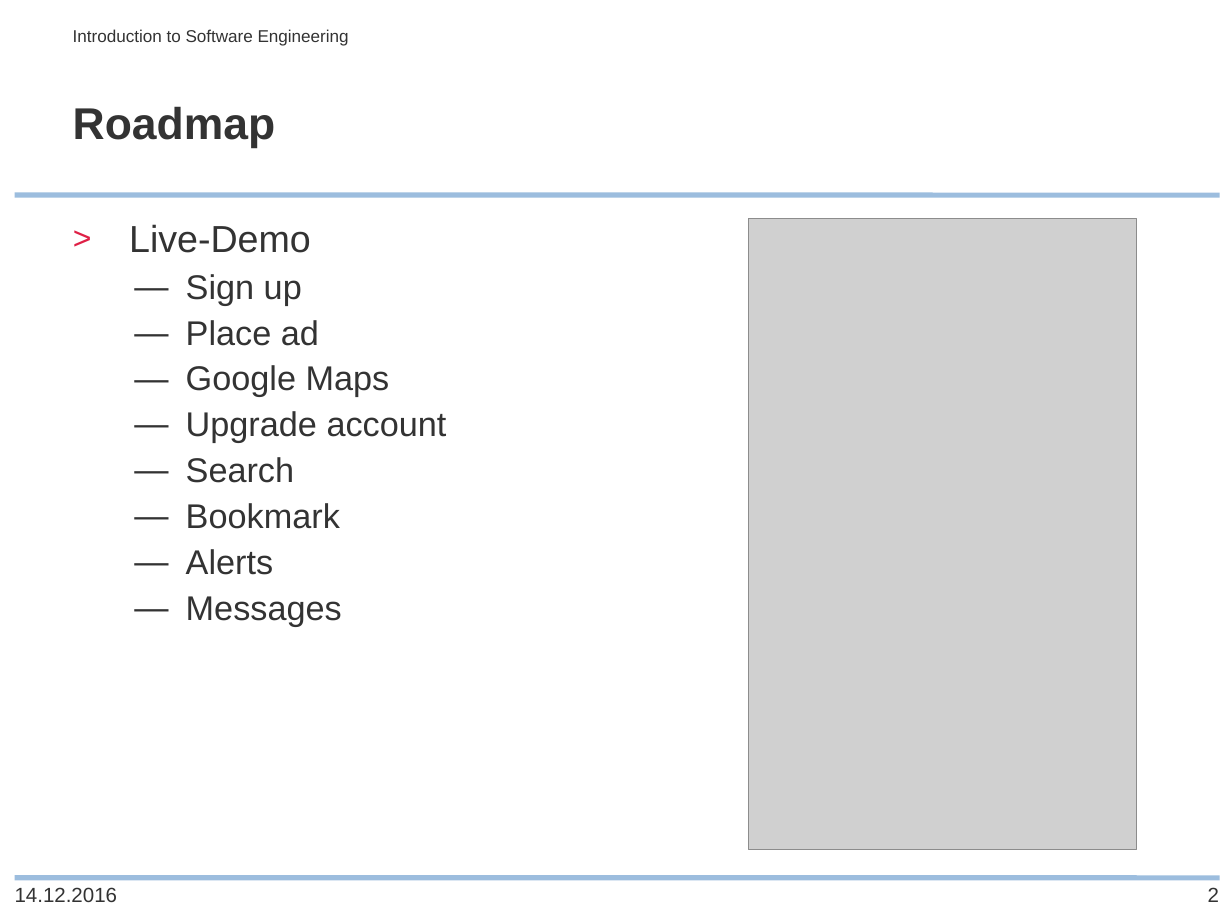
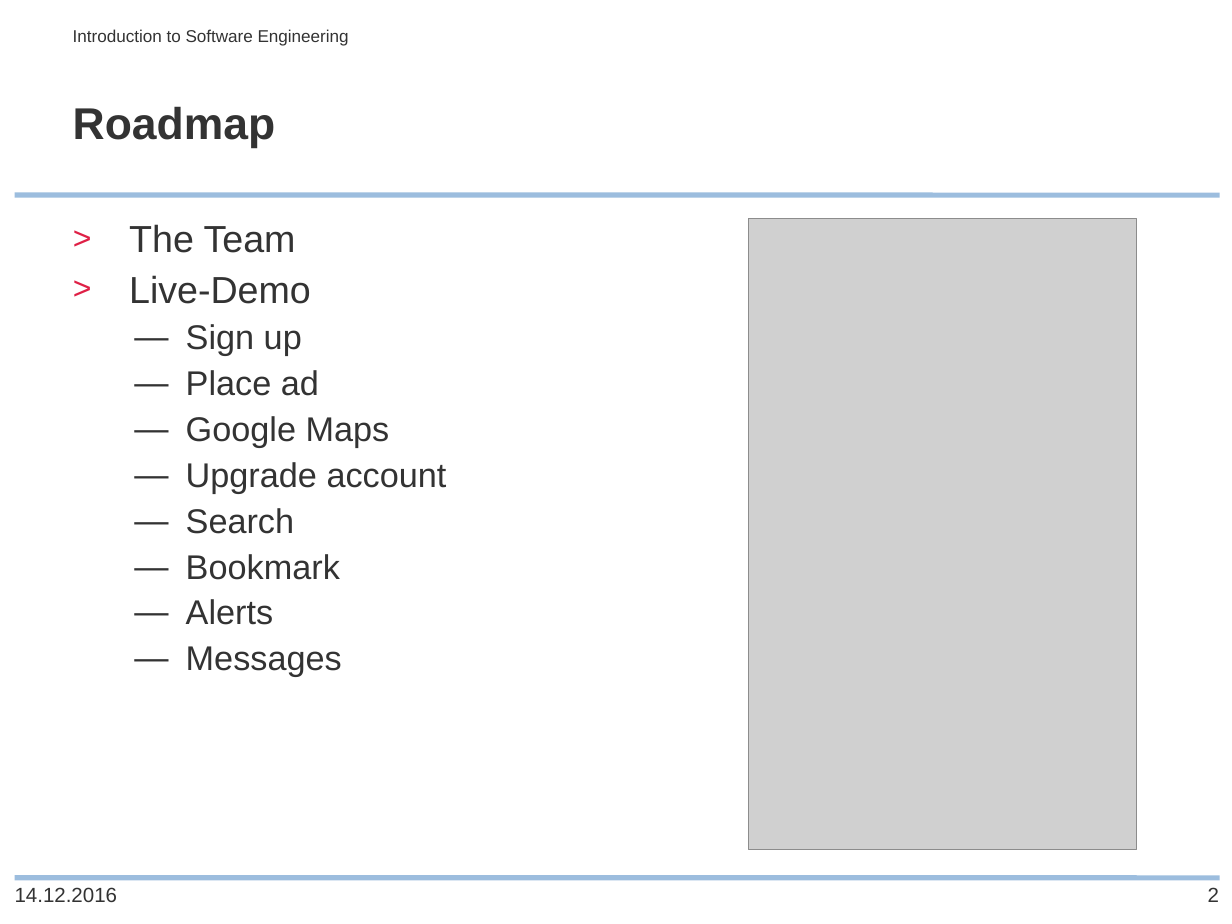
Before and after one commit to scg-unibe-ch/ese2016-team2, a slide deck: slide 2 of showcase/Presentation_Showcase.pptx. Drawn at 1232x924 pixels with LibreOffice and Linux fonts; fonts in the diff are those of the drawing; grey boxes stand for pictures; background and template pictures are left out. Boxes give left, top, right and bottom in pixels: in the first picture for what was removed or moved away, otherwise in the second. Text is boxed around its words. In the diff, an @@ line names an element or a change of style, - is before the commit and + after.

```diff
--- a/showcase/Presentation_Showcase.pptx
+++ b/showcase/Presentation_Showcase.pptx
@@ text at <box>129,224,296,253</box>: paragraph added @@
+> The Team
```
Also in this commit, not shown: 1 slide added.
